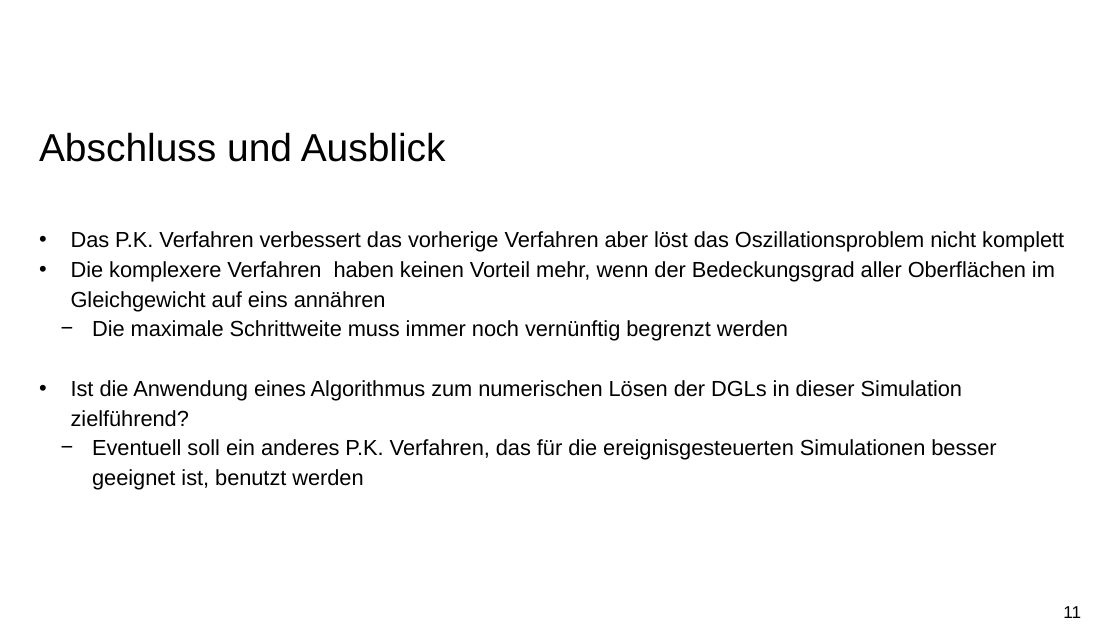
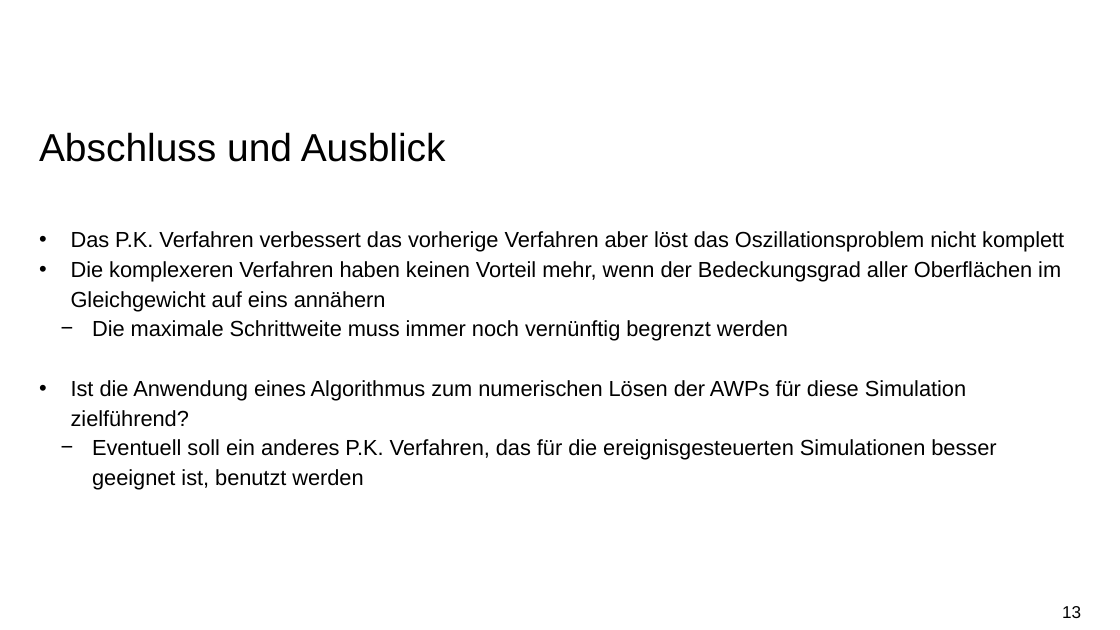
Before and after one commit to rudolf-schoenmann/ContaminationFlow, a slide deck: slide 13 of Bericht/Abschlusspresentation.pptx (slide 11 before the commit). Drawn at 1120x630 pixels with LibreOffice and Linux fonts; fonts in the diff are those of the drawing; background and template pictures are left out. Boxes give left, top, right and bottom in pixels: in the first picture for what was removed or moved away, otherwise in the second. Text is boxed around its words. In the diff, an @@ line names an element or a change of style, - is before the commit and + after.

Commit message:
Final version of the presentation

```diff
--- a/Bericht/Abschlusspresentation.pptx
+++ b/Bericht/Abschlusspresentation.pptx
@@ text at (71,261,1061,311): text changed @@
-• Die komplexere Verfahren haben keinen Vorteil mehr, wenn der Bedeckungsgrad aller Oberflächen im Gleichgewicht auf eins annähren
+• Die komplexeren Verfahren haben keinen Vorteil mehr, wenn der Bedeckungsgrad aller Oberflächen im Gleichgewicht auf eins annähern
@@ text at (71,380,966,427): text changed @@
-• Ist die Anwendung eines Algorithmus zum numerischen Lösen der DGLs in dieser Simulation zielführend?
+• Ist die Anwendung eines Algorithmus zum numerischen Lösen der AWPs für diese Simulation zielführend?
@@ page number at (1062,606,1081,618): text changed @@
-11
+13
```
Also in this commit, not shown: 1 other slide changed, 2 slides added.
